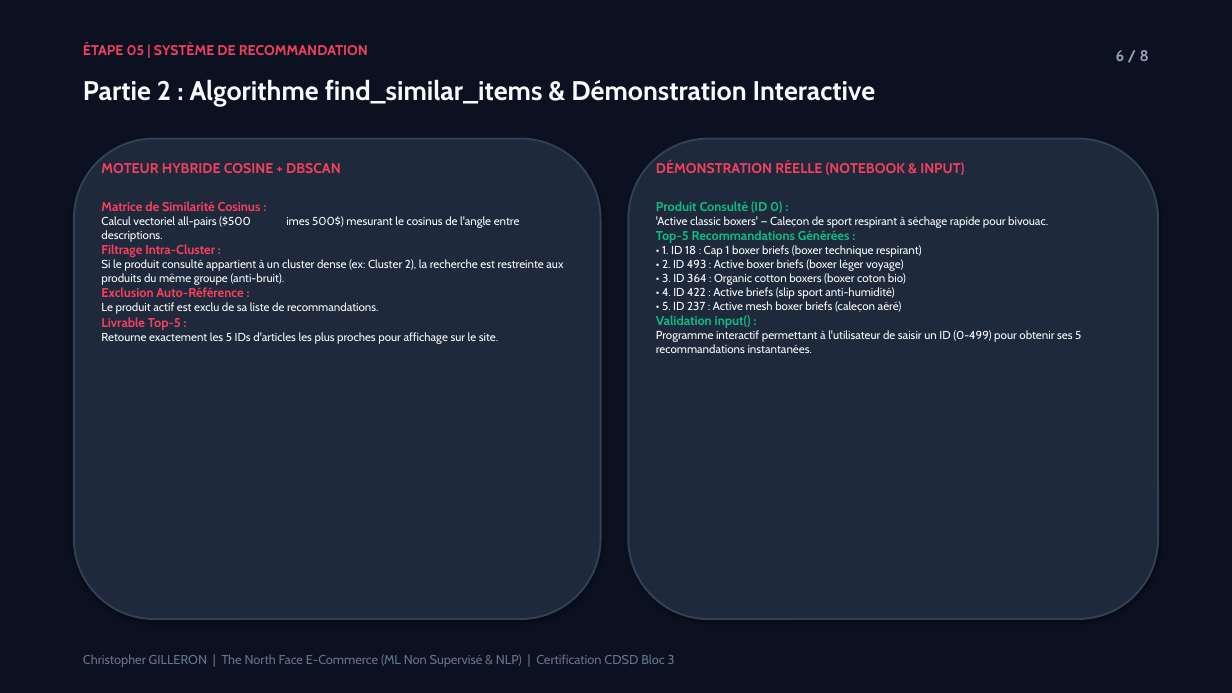
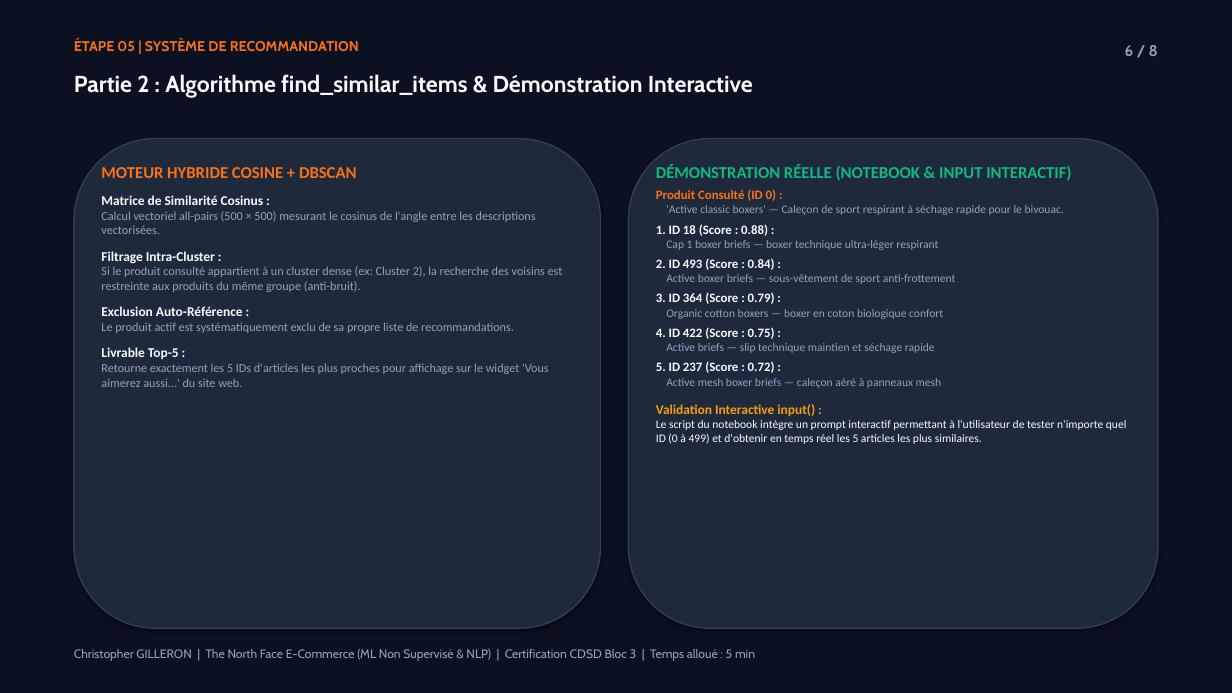
Before and after one commit to Elkristobal59/CERTIFICATION_CDSD, a slide deck: slide 6 of Bloc_3_Machine_Learning/North_Face/North_face_presentation.pptx. Drawn at 1232x693 pixels with LibreOffice and Linux fonts; fonts in the diff are those of the drawing. Boxes give left, top, right and bottom in pixels: in the first picture for what was removed or moved away, otherwise in the second. Text is boxed around its words. In the diff, an @@ line names an element or a change of style, - is before the commit and + after.

Commit message:
feat(certif): integration des visuels des notebooks dans les pptx Steam, Walmart et North Face (8 slides)

```diff
--- a/Bloc_3_Machine_Learning/North_Face/North_face_presentation.pptx
+++ b/Bloc_3_Machine_Learning/North_Face/North_face_presentation.pptx
@@ text "ÉTAPE 05 | SYSTÈME DE ..." at (x1=74, y1=38, x2=359, y2=51): text colour #F43F5E to #F97316 @@
@@ text "6 / 8" moved from (x1=1116, y1=50, x2=1149, y2=61) to (x1=1125, y1=45, x2=1158, y2=56) @@
@@ text "Partie 2 : Algorithme find_similar_items ..." at (x1=74, y1=74, x2=753, y2=98): size 21 to 18 pt @@
@@ rounded rectangle resized from (x1=74, y1=139, x2=601, y2=619) to (x1=74, y1=139, x2=601, y2=628) @@
@@ rounded rectangle at (x1=74, y1=139, x2=601, y2=628): outline #334155 1.5 pt to #334155 1 pt @@
@@ rounded rectangle at (x1=628, y1=139, x2=1158, y2=628): outline #334155 1.5 pt to #334155 1 pt @@
@@ rounded rectangle resized from (x1=628, y1=139, x2=1158, y2=619) to (x1=628, y1=139, x2=1158, y2=628) @@
@@ text "MOTEUR HYBRIDE COSINE + DBSCAN" moved from (x1=101, y1=201, x2=563, y2=344) to (x1=101, y1=167, x2=563, y2=387) @@
@@ text at (x1=101, y1=167, x2=357, y2=178): paragraph added @@
+MOTEUR HYBRIDE COSINE + DBSCAN
@@ text removed at (x1=101, y1=163, x2=341, y2=173) @@
-MOTEUR HYBRIDE COSINE + DBSCAN
@@ text "DÉMONSTRATION RÉELLE (NOTEBOOK & INPUT ..." moved from (x1=656, y1=201, x2=1081, y2=353) to (x1=656, y1=164, x2=1127, y2=444) @@
@@ text at (x1=656, y1=164, x2=1071, y2=180): paragraph added @@
+DÉMONSTRATION RÉELLE (NOTEBOOK & INPUT INTERACTIF)
@@ text removed at (x1=656, y1=161, x2=964, y2=175) @@
-DÉMONSTRATION RÉELLE (NOTEBOOK & INPUT)
@@ text at (x1=101, y1=195, x2=264, y2=359): size 10 to 10.5 pt, font Cabin to Calibri, text colour #F43F5E to #F8FAFC in "Matrice de Similarité Cosinus :", "Filtrage Intra-Cluster :", "Exclusion Auto-Référence :", "Livrable Top-5 :"; more space between paragraphs @@
@@ text at (x1=656, y1=205, x2=1127, y2=444): text changed; font Cabin to Calibri; text colour #F8FAFC to #94A3B8 @@
-'Active classic boxers' — Caleçon de sport respirant à séchage rapide pour bivouac.
-Top-5 Recommandations Générées :
-• 1. ID 18 : Cap 1 boxer briefs (boxer technique respirant)
-• 2. ID 493 : Active boxer briefs (boxer léger voyage)
-• 3. ID 364 : Organic cotton boxers (boxer coton bio)
-• 4. ID 422 : Active briefs (slip sport anti-humidité)
-• 5. ID 237 : Active mesh boxer briefs (caleçon aéré)
-Validation input() :
-Programme interactif permettant à l'utilisateur de saisir un ID (0-499) pour obtenir ses 5 recommandations instantanées.
+'Active classic boxers' — Caleçon de sport respirant à séchage rapide pour le bivouac.
+1. ID 18 (Score : 0.88) :
+Cap 1 boxer briefs — boxer technique ultra-léger respirant
+2. ID 493 (Score : 0.84) :
+Active boxer briefs — sous-vêtement de sport anti-frottement
+3. ID 364 (Score : 0.79) :
+Organic cotton boxers — boxer en coton biologique confort
+4. ID 422 (Score : 0.75) :
+Active briefs — slip technique maintien et séchage rapide
+5. ID 237 (Score : 0.72) :
+Active mesh boxer briefs — caleçon aéré à panneaux mesh
+Validation Interactive input() :
+Le script du notebook intègre un prompt interactif permettant à l'utilisateur de tester n'importe quel ID (0 à 499) et d'obtenir en temps réel les 5 articles les plus similaires.
@@ text at (x1=656, y1=189, x2=776, y2=201): font Cabin to Calibri, text colour #10B981 to #F97316 in "Produit Consulté (ID 0) :"; more space between paragraphs @@
@@ text at (x1=101, y1=211, x2=536, y2=234): text changed; size 9 to 9.5 pt; font Cabin to Calibri; text colour #F8FAFC to #94A3B8 @@
-Calcul vectoriel all-pairs ($500 imes 500$) mesurant le cosinus de l'angle entre descriptions.
+Calcul vectoriel all-pairs (500 × 500) mesurant le cosinus de l'angle entre les descriptions vectorisées.
@@ text at (x1=101, y1=266, x2=563, y2=292): text changed; size 9 to 9.5 pt; font Cabin to Calibri; text colour #F8FAFC to #94A3B8 @@
-Si le produit consulté appartient à un cluster dense (ex: Cluster 2), la recherche est restreinte aux produits du même groupe (anti-bruit).
+Si le produit consulté appartient à un cluster dense (ex: Cluster 2), la recherche des voisins est restreinte aux produits du même groupe (anti-bruit).
@@ text at (x1=101, y1=322, x2=514, y2=333): text changed; size 9 to 9.5 pt; font Cabin to Calibri; text colour #F8FAFC to #94A3B8 @@
-Le produit actif est exclu de sa liste de recommandations.
+Le produit actif est systématiquement exclu de sa propre liste de recommandations.
@@ text at (x1=101, y1=363, x2=549, y2=387): text changed; size 9 to 9.5 pt; font Cabin to Calibri; text colour #F8FAFC to #94A3B8 @@
-Retourne exactement les 5 IDs d'articles les plus proches pour affichage sur le site.
+Retourne exactement les 5 IDs d'articles les plus proches pour affichage sur le widget 'Vous aimerez aussi...' du site web.
@@ text at (x1=74, y1=649, x2=755, y2=661): text changed; size 10 to 9.5 pt; text colour #64748B to #94A3B8 @@
-Christopher GILLERON | The North Face E-Commerce (ML Non Supervisé & NLP) | Certification CDSD Bloc 3
+Christopher GILLERON | The North Face E-Commerce (ML Non Supervisé & NLP) | Certification CDSD Bloc 3 | Temps alloué : 5 min
```
Also in this commit, not shown: 7 other slides changed, 5 other files.
